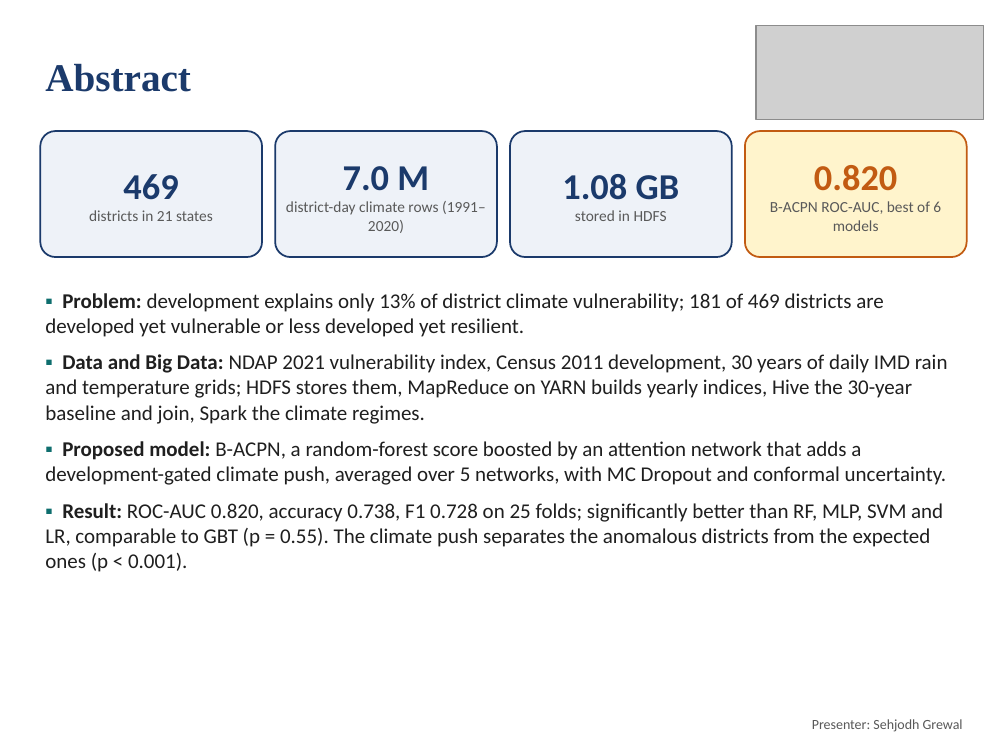
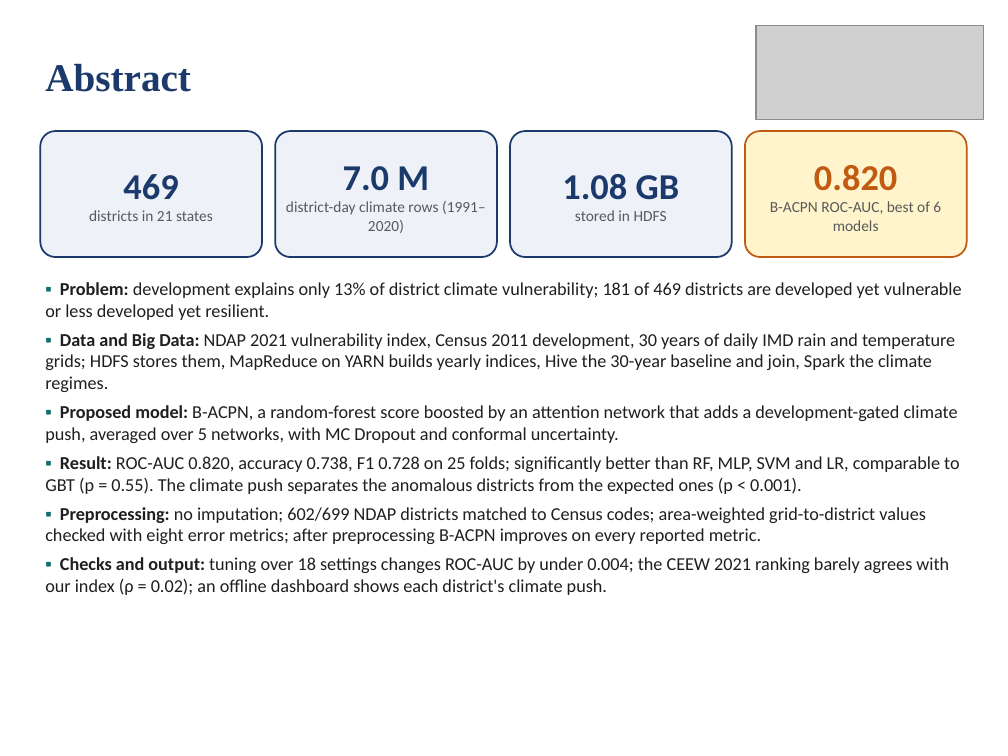
Before and after one commit to deepankarkumar1310/hadoop-ml-algorithm-, a slide deck: slide 3 of docs/Review3_Deck.pptx. Drawn at 1008x756 pixels with LibreOffice and Linux fonts; fonts in the diff are those of the drawing; grey boxes stand for pictures. Boxes give left, top, right and bottom in pixels: in the first picture for what was removed or moved away, otherwise in the second. Text is boxed around its words. In the diff, an @@ line names an element or a change of style, - is before the commit and + after.

Commit message:
Deck: longer abstract and introduction; presenter labels removed

```diff
--- a/docs/Review3_Deck.pptx
+++ b/docs/Review3_Deck.pptx
@@ text "▪ Problem: development explains only ...": place and size @@
-text "▪ Problem: development explains only ..." at (45,293,948,572)
+text "▪ Problem: development explains only ..." at (45,282,962,595)
@@ text at (45,282,962,494): size 15 to 13 pt in "▪ Problem: development explains only 13% of ...", "▪ Data and Big Data: NDAP 2021 ...", "▪ Proposed model: B-ACPN, a random-forest score ...", "▪ Result: ROC-AUC 0.820, accuracy 0.738, F1 ..."; less space between paragraphs @@
@@ text at (45,507,949,595): paragraphs added @@
+▪ Preprocessing: no imputation; 602/699 NDAP districts matched to Census codes; area-weighted grid-to-district values checked with eight error metrics; after preprocessing B-ACPN improves on every reported metric.
+▪ Checks and output: tuning over 18 settings changes ROC-AUC by under 0.004; the CEEW 2021 ranking barely agrees with our index (ρ = 0.02); an offline dashboard shows each district's climate push.
@@ text removed at (812,719,963,732) @@
-Presenter: Sehjodh Grewal
```
Also in this commit, not shown: 42 other slides changed, 1 other file.
